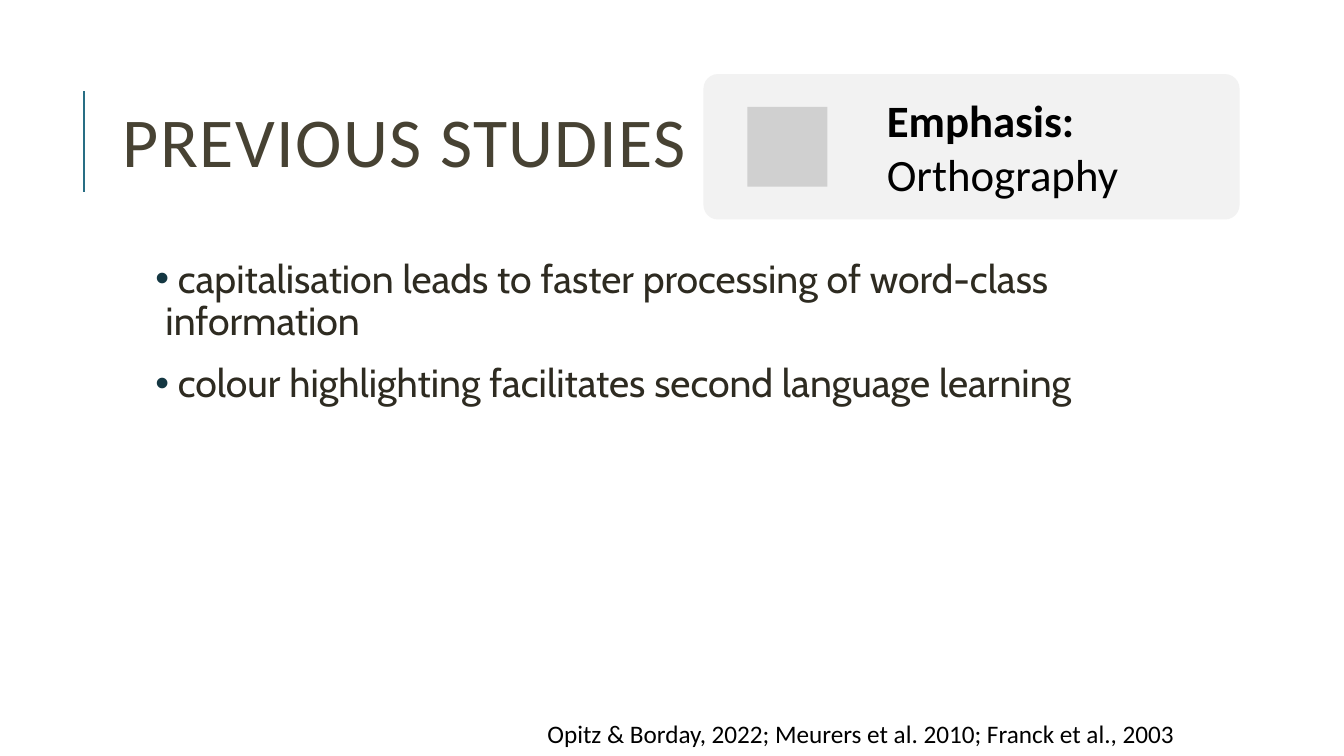
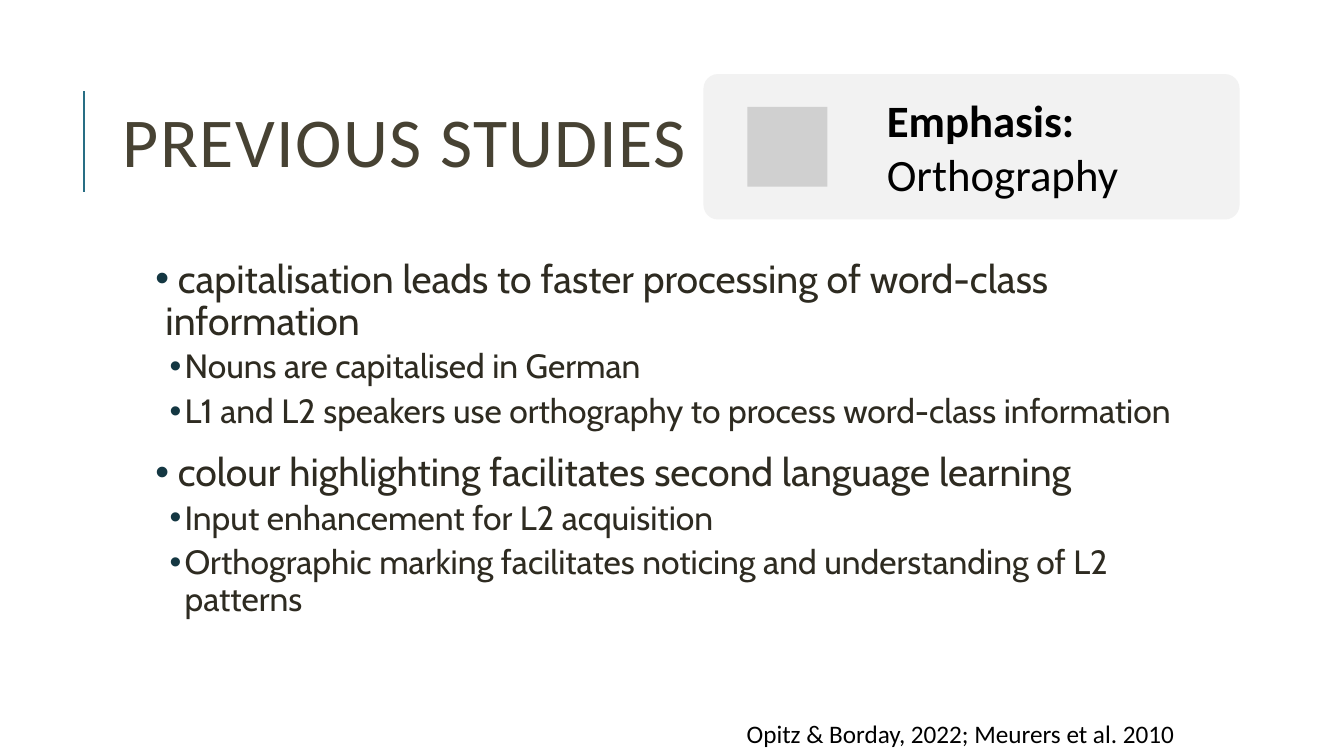
Before and after one commit to miriamschiele/MA, a slide deck: slide 17 of presentation/Miriam Schiele, MA presentation.pptx (slide 18 before the commit). Drawn at 1344x756 pixels with LibreOffice and Linux fonts; fonts in the diff are those of the drawing; grey boxes stand for pictures. Boxes give left, top, right and bottom in pixels: in the first picture for what was removed or moved away, otherwise in the second. Text is boxed around its words. In the diff, an @@ line names an element or a change of style, - is before the commit and + after.

Commit message:
slides added

```diff
--- a/presentation/Miriam Schiele, MA presentation.pptx
+++ b/presentation/Miriam Schiele, MA presentation.pptx
@@ text at box(185, 352, 1171, 431): paragraphs added @@
+  • Nouns are capitalised in German
+  • L1 and L2 speakers use orthography to process word-class information
@@ text at box(185, 504, 1107, 619): paragraphs added @@
+  • Input enhancement for L2 acquisition
+  • Orthographic marking facilitates noticing and understanding of L2 patterns
@@ text at box(747, 725, 1174, 747): text changed @@
-Opitz & Borday, 2022; Meurers et al. 2010; Franck et al., 2003
+Opitz & Borday, 2022; Meurers et al. 2010
```
Also in this commit, not shown: 2 other slides changed, 4 slides added.
